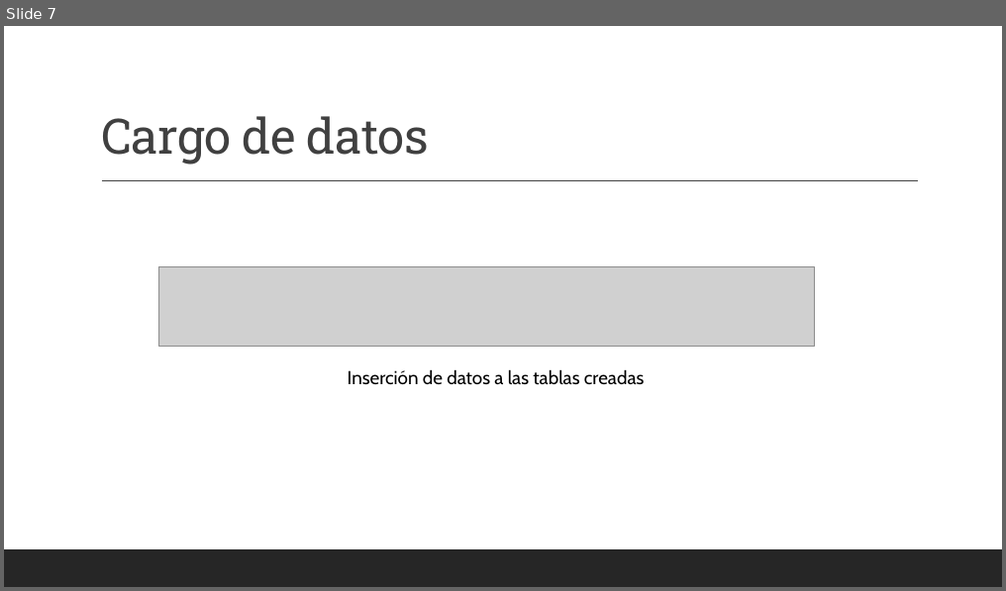
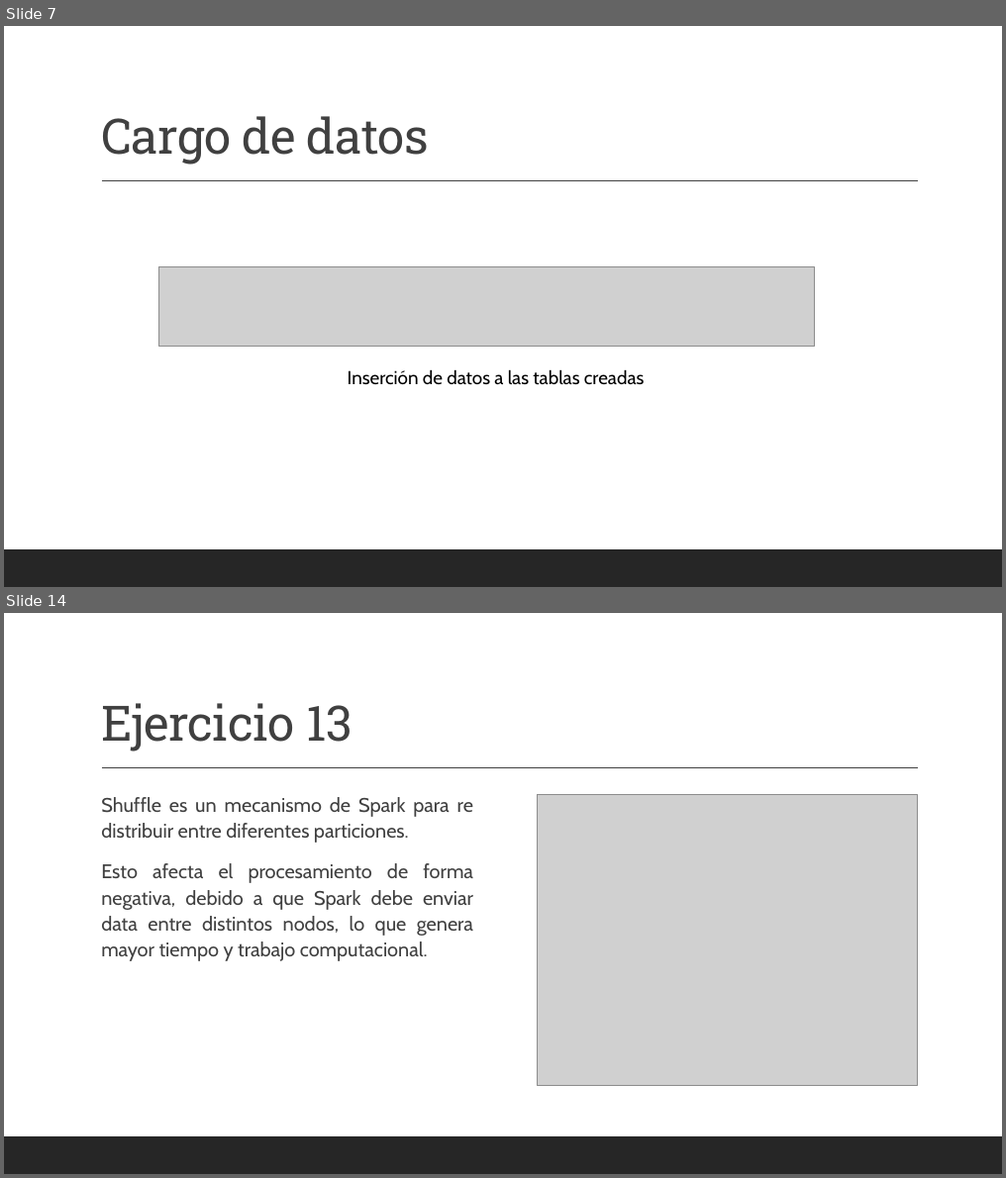
Before and after one commit to Estremadoyro/indra-ejercicio-viajes, a slide deck: Air-Tribu.pptx. Shown one above the other, each under a label of ours: slide 7 before the commit, slides 7 and 14 after it; the slides between them are not shown. The pictures are 1006x591 and 1006x1178 pixels, drawn with LibreOffice and Linux fonts; fonts in the diff are those of the drawing; grey boxes stand for pictures. Boxes give left, top, right and bottom in pixels: in the first picture for what was removed or moved away, otherwise in the second. Text is boxed around its words. In the diff, an @@ line names an element or a change of style, - is before the commit and + after.

Commit message:
hasta ejercicio 14

```diff
--- a/Air-Tribu.pptx
+++ b/Air-Tribu.pptx
@@ slide 14 added at (4,613,1002,1174), background #FFFFFF; not listed: 2 template elements that a slide beside it also shows @@
@@ title added at (101,703,351,752), 47 pt, text #404040 @@
+Ejercicio 13
@@ text added at (101,797,473,961), 19 pt, text #404040 @@
+  Shuffle es un mecanismo de Spark para re distribuir entre diferentes particiones.
+  Esto afecta el procesamiento de forma negativa, debido a que Spark debe enviar data entre distintos nodos, lo que genera mayor tiempo y trabajo computacional.
@@ picture added at (538,795,918,1086) @@
```
Also in this commit, not shown: 1 slide changed, 7 other slides added, 2 other files.
